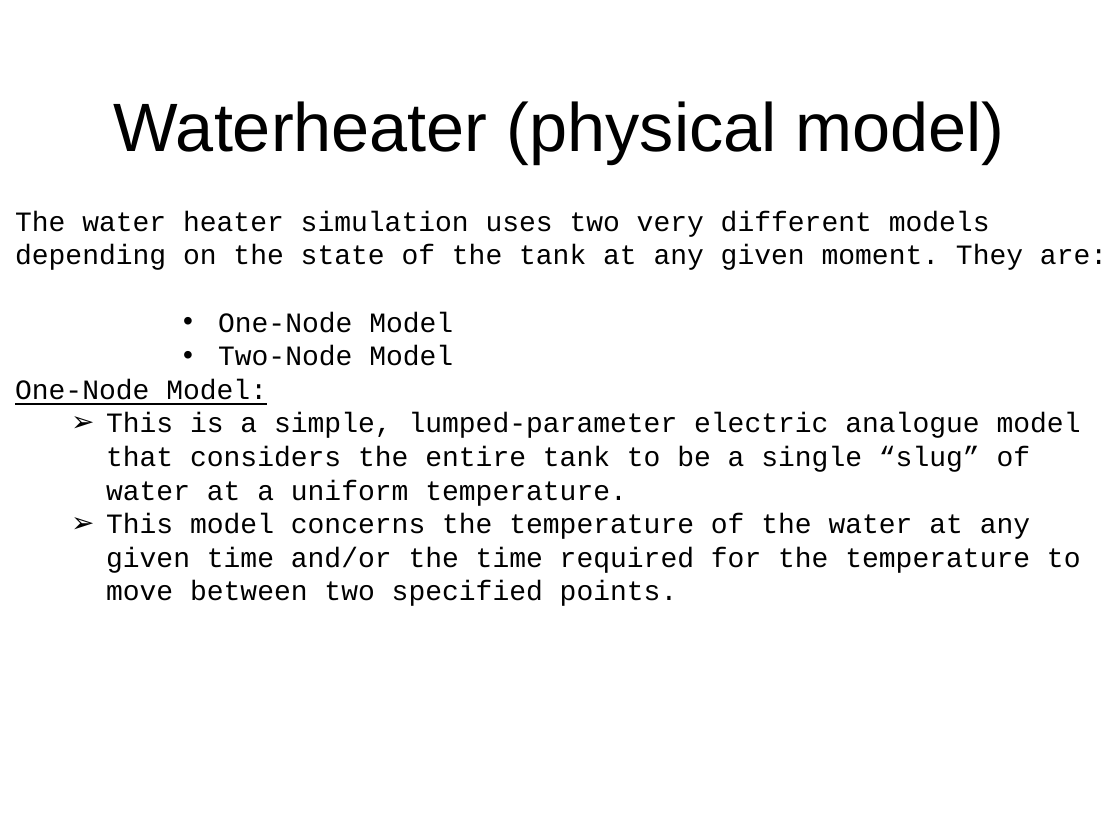
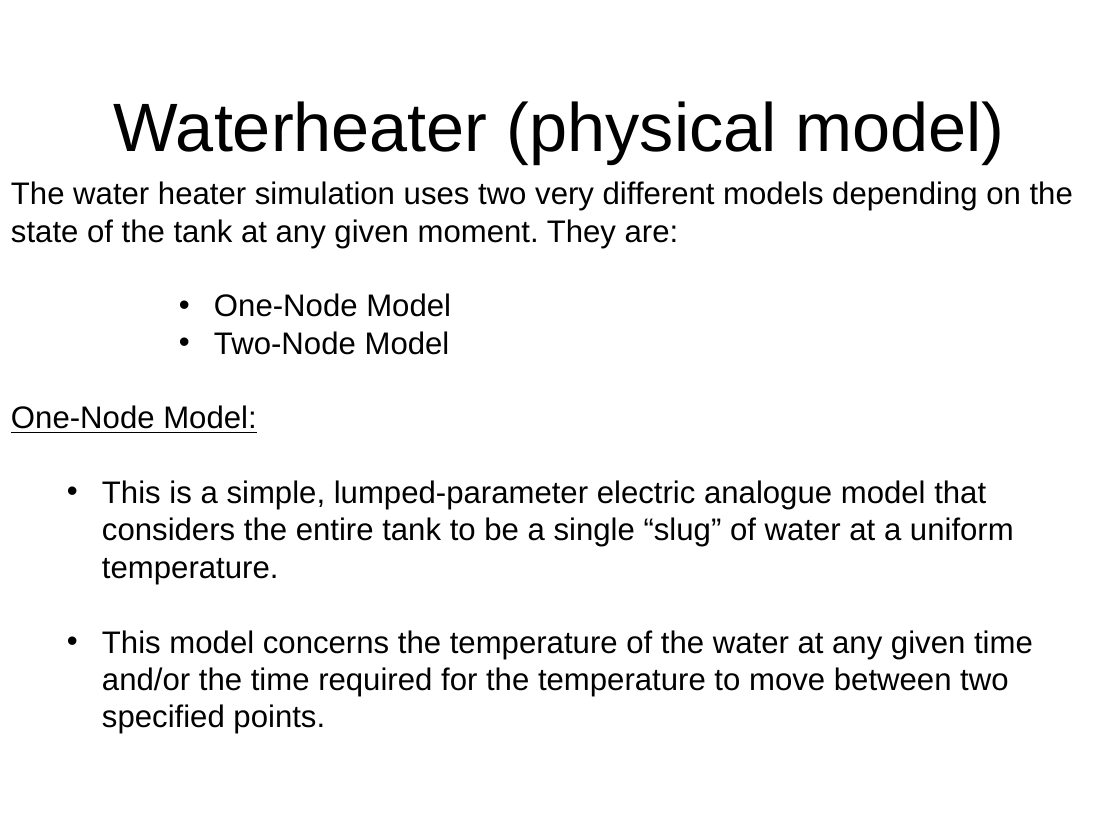
Before and after one commit to gridlab-d/course, a slide deck: slide 21 of ThreeDayCourse_v22/Day2/3.2 - Residential.ppt. Drawn at 1120x840 pixels with LibreOffice and Linux fonts; fonts in the diff are those of the drawing; background and template pictures are left out. Boxes give left, top, right and bottom in pixels: in the first picture for what was removed or moved away, otherwise in the second. Text is boxed around its words. In the diff, an @@ line names an element or a change of style, - is before the commit and + after.

Commit message:
Made some formatting changes to maintain consistency throughout the presentation

```diff
--- a/ThreeDayCourse_v22/Day2/3.2 - Residential.ppt
+++ b/ThreeDayCourse_v22/Day2/3.2 - Residential.ppt
@@ text "The water heater simulation uses ..." moved from (x1=15, y1=211, x2=1107, y2=606) to (x1=11, y1=181, x2=1073, y2=734) @@
@@ text "The water heater simulation uses ..." at (x1=11, y1=181, x2=1073, y2=734): size 18 to 20 pt, font Courier New to Arial; bullet ➢ to • @@
```
Also in this commit, not shown: 22 other slides changed.
